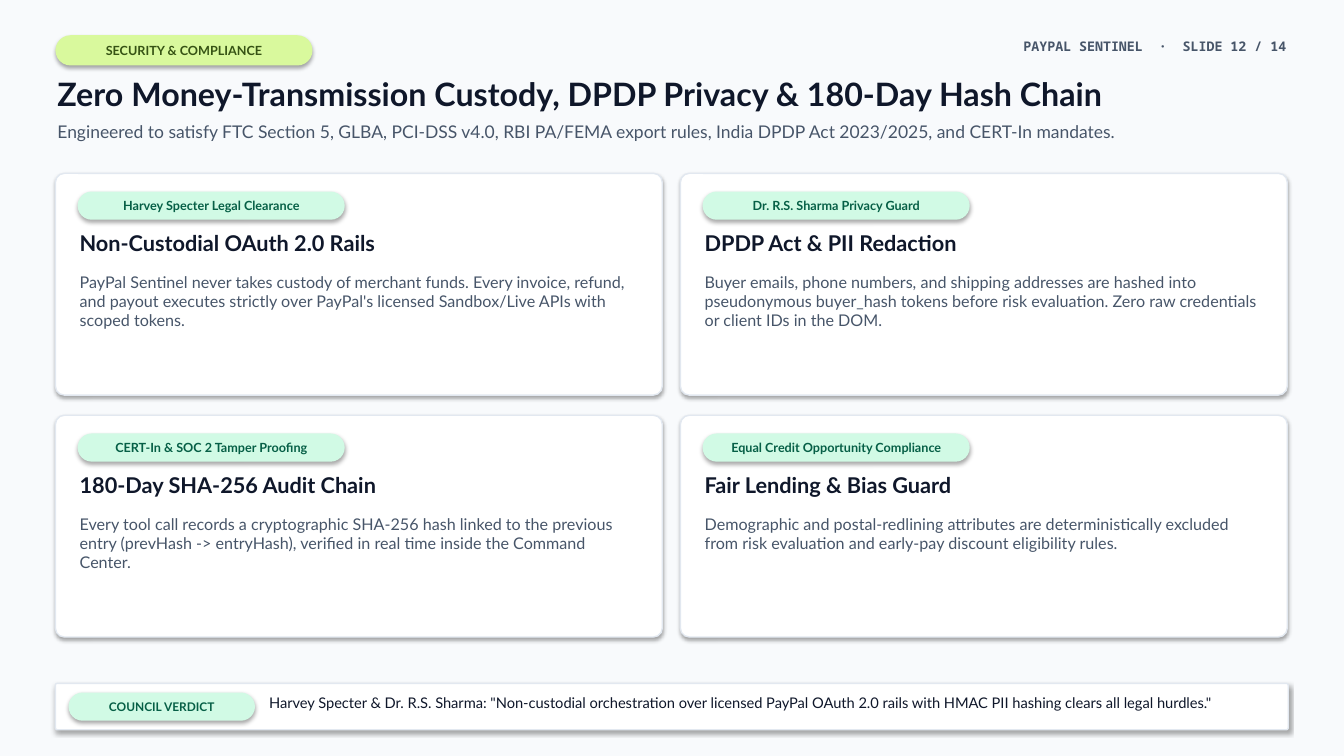
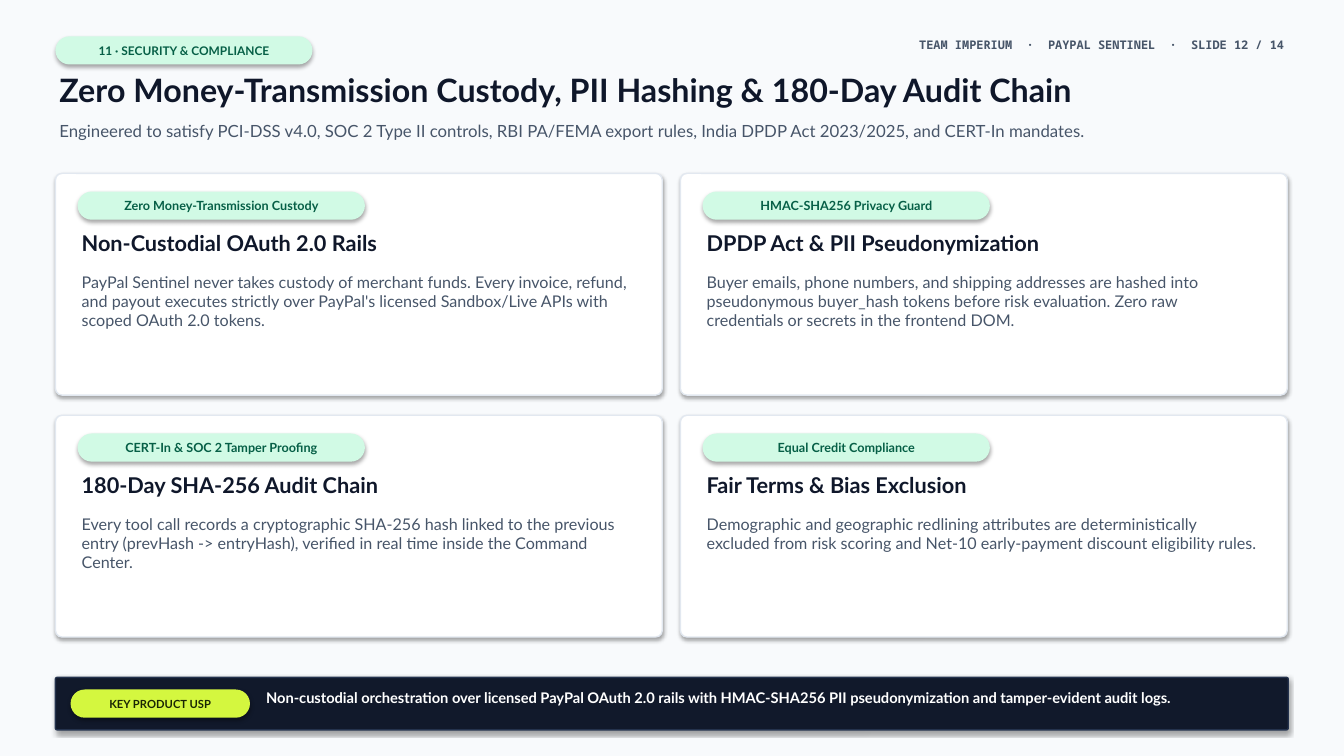
Before and after one commit to surajsaggam/PayPal, a slide deck: slide 12 of deliverables/presentation/PayPal-Sentinel-Executive-Deck.pptx. Drawn at 1344x756 pixels with LibreOffice and Linux fonts; fonts in the diff are those of the drawing. Boxes give left, top, right and bottom in pixels: in the first picture for what was removed or moved away, otherwise in the second. Text is boxed around its words. In the diff, an @@ line names an element or a change of style, - is before the commit and + after.

Commit message:
feat(ppt,deploy): update deck for Team Imperium, remove council/UI references, add Thank You slide & cloud deploy config

```diff
--- a/deliverables/presentation/PayPal-Sentinel-Executive-Deck.pptx
+++ b/deliverables/presentation/PayPal-Sentinel-Executive-Deck.pptx
@@ rounded rectangle "11 · SECURITY & COMPLIANCE" at (55, 36, 313, 65): fill #D9F99D to #D1FAE5 @@
@@ text in rounded rectangle at (99, 46, 269, 55): text changed; size 9 to 8.5 pt; text colour #365314 to #065F46 @@
-SECURITY & COMPLIANCE
+11 · SECURITY & COMPLIANCE
@@ text at (919, 40, 1284, 49): text changed; size 9.5 to 8.5 pt @@
-PAYPAL SENTINEL · SLIDE 12 / 14
+TEAM IMPERIUM · PAYPAL SENTINEL · SLIDE 12 / 14
@@ text at (59, 78, 1071, 108): text changed @@
-Zero Money-Transmission Custody, DPDP Privacy & 180-Day Hash Chain
+Zero Money-Transmission Custody, PII Hashing & 180-Day Audit Chain
@@ text at (59, 124, 1084, 140): text changed; size 12.5 to 12 pt @@
-Engineered to satisfy FTC Section 5, GLBA, PCI-DSS v4.0, RBI PA/FEMA export rules, India DPDP Act 2023/2025, and CERT-In mandates.
+Engineered to satisfy PCI-DSS v4.0, SOC 2 Type II controls, RBI PA/FEMA export rules, India DPDP Act 2023/2025, and CERT-In mandates.
@@ rounded rectangle "Zero Money-Transmission Custody": place and size @@
-rounded rectangle "Zero Money-Transmission Custody" at (78, 192, 345, 220)
+rounded rectangle "Zero Money-Transmission Custody" at (78, 192, 365, 220)
@@ text in rounded rectangle at (124, 200, 319, 212): text changed @@
-Harvey Specter Legal Clearance
+Zero Money-Transmission Custody
@@ rounded rectangle "HMAC-SHA256 Privacy Guard": place and size @@
-rounded rectangle "HMAC-SHA256 Privacy Guard" at (703, 192, 970, 220)
+rounded rectangle "HMAC-SHA256 Privacy Guard" at (703, 192, 990, 220)
@@ text in rounded rectangle at (760, 200, 932, 212): text changed @@
-Dr. R.S. Sharma Privacy Guard
+HMAC-SHA256 Privacy Guard
@@ text at (707, 235, 1039, 255): text changed @@
-DPDP Act & PII Redaction
+DPDP Act & PII Pseudonymization
@@ text at (82, 276, 626, 329): text changed @@
-PayPal Sentinel never takes custody of merchant funds. Every invoice, refund, and payout executes strictly over PayPal's licensed Sandbox/Live APIs with scoped tokens.
+PayPal Sentinel never takes custody of merchant funds. Every invoice, refund, and payout executes strictly over PayPal's licensed Sandbox/Live APIs with scoped OAuth 2.0 tokens.
@@ text at (707, 276, 1199, 326): text changed @@
-Buyer emails, phone numbers, and shipping addresses are hashed into pseudonymous buyer_hash tokens before risk evaluation. Zero raw credentials or client IDs in the DOM.
+Buyer emails, phone numbers, and shipping addresses are hashed into pseudonymous buyer_hash tokens before risk evaluation. Zero raw credentials or secrets in the frontend DOM.
@@ proportions changed in 4 elements at (55, 173, 662, 395), (681, 173, 1288, 395), (55, 415, 662, 637), (681, 415, 1288, 637) @@
@@ rounded rectangle "CERT-In & SOC 2 Tamper ...": place and size @@
-rounded rectangle "CERT-In & SOC 2 Tamper ..." at (78, 434, 345, 462)
+rounded rectangle "CERT-In & SOC 2 Tamper ..." at (78, 434, 365, 462)
@@ rounded rectangle "Equal Credit Compliance": place and size @@
-rounded rectangle "Equal Credit Compliance" at (703, 434, 970, 462)
+rounded rectangle "Equal Credit Compliance" at (703, 434, 990, 462)
@@ text in rounded rectangle at (778, 442, 915, 454): text changed @@
-Equal Credit Opportunity Compliance
+Equal Credit Compliance
@@ text at (707, 477, 966, 493): text changed @@
-Fair Lending & Bias Guard
+Fair Terms & Bias Exclusion
@@ text at (707, 518, 1256, 552): text changed @@
-Demographic and postal-redlining attributes are deterministically excluded from risk evaluation and early-pay discount eligibility rules.
+Demographic and geographic redlining attributes are deterministically excluded from risk scoring and Net-10 early-payment discount eligibility rules.
@@ rounded rectangle: place and size @@
-rounded rectangle at (55, 684, 1289, 730)
+rounded rectangle at (55, 678, 1289, 730)
@@ rounded rectangle at (55, 678, 1289, 730): fill #FFFFFF to #11192B; outline #E2E8F0 1 pt to #24324D 1 pt; proportions changed @@
@@ rounded rectangle "KEY PRODUCT USP": place and size @@
-rounded rectangle "KEY PRODUCT USP" at (69, 693, 255, 721)
+rounded rectangle "KEY PRODUCT USP" at (71, 690, 250, 718)
@@ rounded rectangle "KEY PRODUCT USP" at (71, 690, 250, 718): fill #D1FAE5 to #D4F73F @@
@@ text in rounded rectangle at (109, 700, 211, 708): text changed; size 8.5 to 8 pt; text colour #065F46 to #1A2604 @@
-COUNCIL VERDICT
+KEY PRODUCT USP
@@ text at (266, 692, 1171, 706): text changed; text colour #0F172A to #FFFFFF; bold on @@
-Harvey Specter & Dr. R.S. Sharma: "Non-custodial orchestration over licensed PayPal OAuth 2.0 rails with HMAC PII hashing clears all legal hurdles."
+Non-custodial orchestration over licensed PayPal OAuth 2.0 rails with HMAC-SHA256 PII pseudonymization and tamper-evident audit logs.
```
Also in this commit, not shown: 7 other slides changed, 6 slides added, 6 slides removed, 8 other files.
